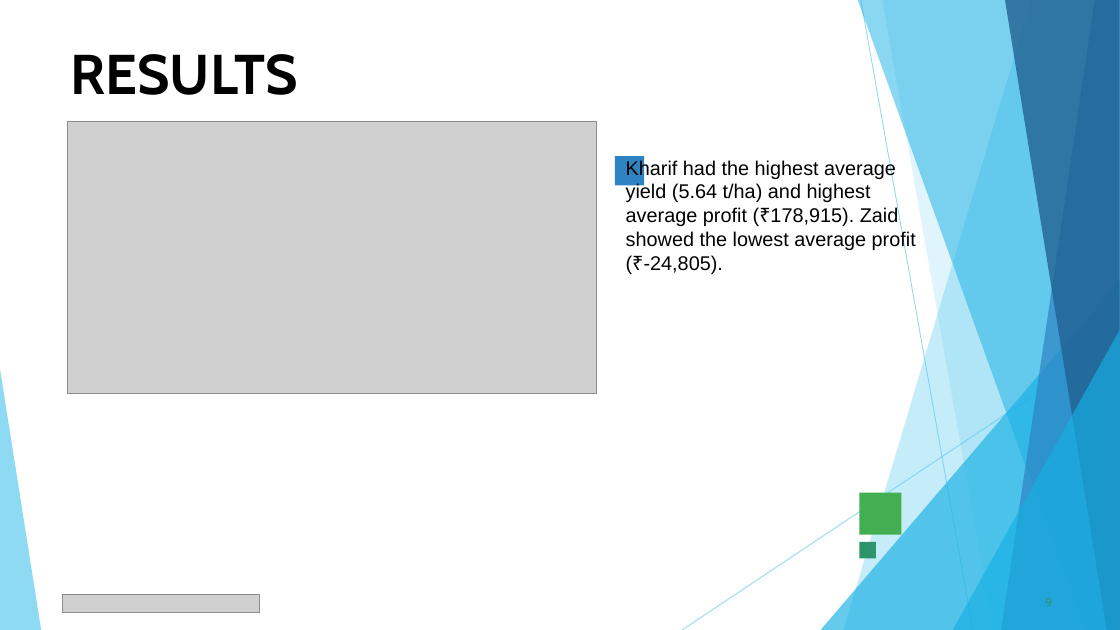
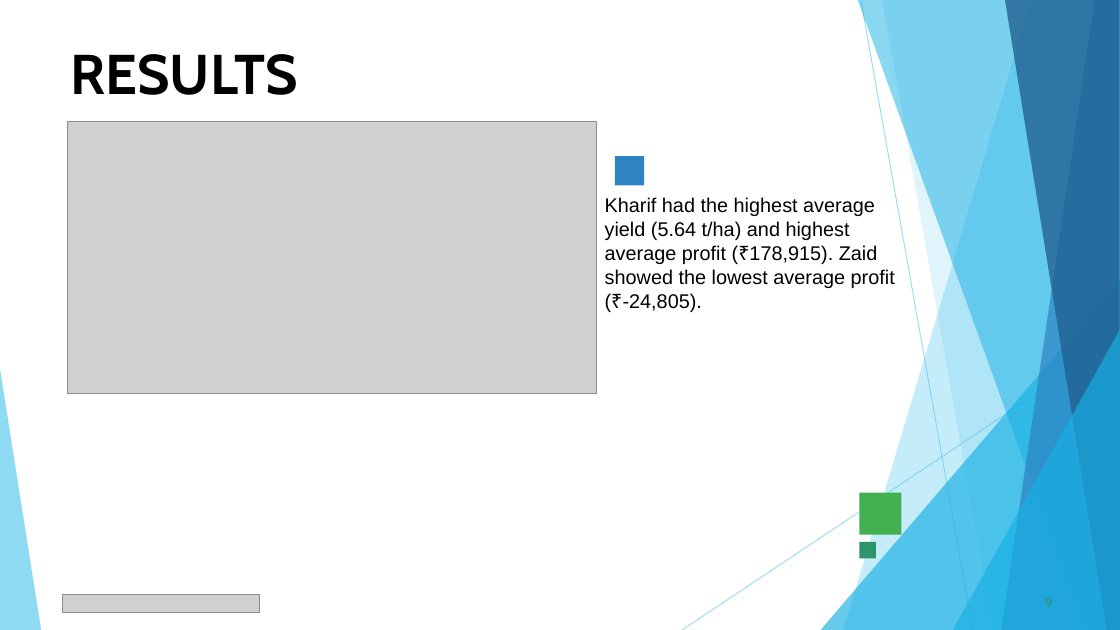
Before and after one commit to AmitKumarGupta15/Seasonal-Agriculture-Performance-Analysis, a slide deck: slide 9 of Amit_VOIS_Seasonal_Agriculture_Performance_Analysis_PPT.pptx. Drawn at 1120x630 pixels with LibreOffice and Linux fonts; fonts in the diff are those of the drawing; grey boxes stand for pictures. Boxes give left, top, right and bottom in pixels: in the first picture for what was removed or moved away, otherwise in the second. Text is boxed around its words. In the diff, an @@ line names an element or a change of style, - is before the commit and + after.

```diff
--- a/Amit_VOIS_Seasonal_Agriculture_Performance_Analysis_PPT.pptx
+++ b/Amit_VOIS_Seasonal_Agriculture_Performance_Analysis_PPT.pptx
@@ text "Kharif had the highest average ...": place and size @@
-text "Kharif had the highest average ..." at [626, 159, 916, 274]
+text "Kharif had the highest average ..." at [605, 197, 895, 312]
```
Also in this commit, not shown: 13 other slides changed.
